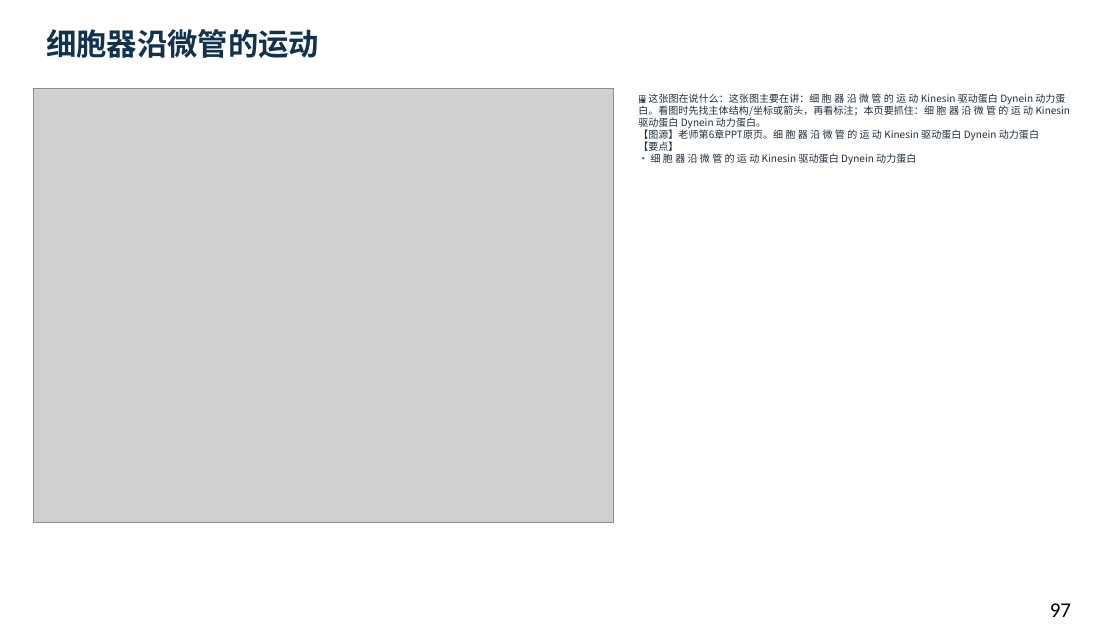
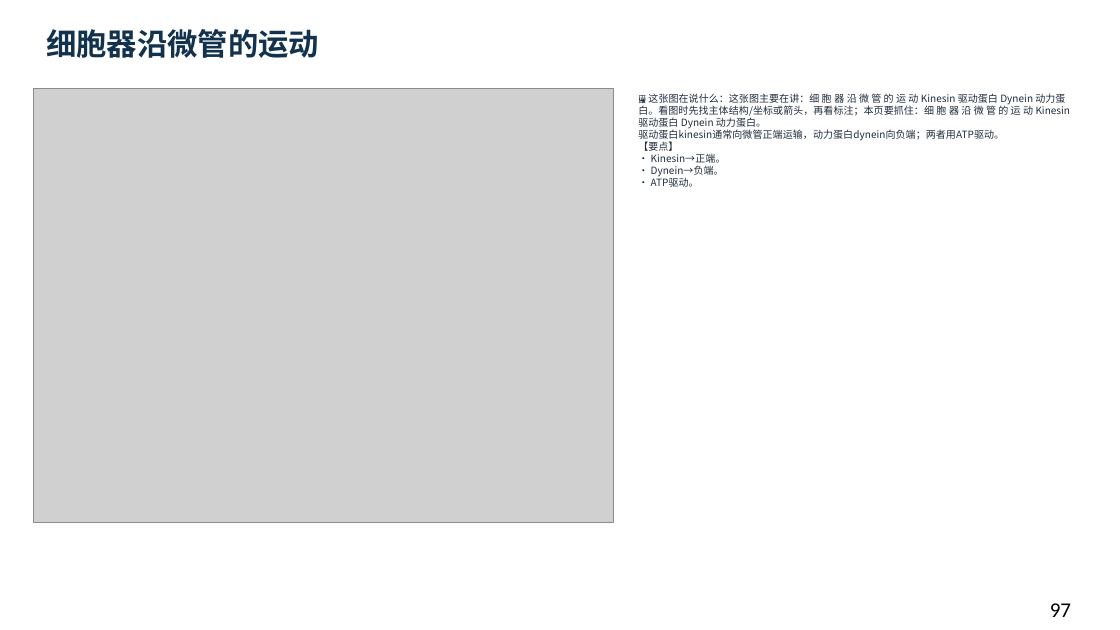
Before and after one commit to newkan-li/Biochemistry, a slide deck: slide 97 of downloads/bc04-ai-style.pptx. Drawn at 1120x630 pixels with LibreOffice and Linux fonts; fonts in the diff are those of the drawing; grey boxes stand for pictures. Boxes give left, top, right and bottom in pixels: in the first picture for what was removed or moved away, otherwise in the second. Text is boxed around its words. In the diff, an @@ line names an element or a change of style, - is before the commit and + after.

```diff
--- a/downloads/bc04-ai-style.pptx
+++ b/downloads/bc04-ai-style.pptx
@@ text at (638,92,1071,187): text changed @@
-🖼 这张图在说什么：这张图主要在讲：细 胞 器 沿 微 管 的 运 动 Kinesin 驱动蛋白 Dynein 动力蛋白。看图时先找主体结构/坐标或箭头，再看标注；本页要抓住：细 胞 器 沿 微 管 的 运 动 Kinesin 驱动蛋白 Dynein 动力蛋白。
-【图源】老师第6章PPT原页。细 胞 器 沿 微 管 的 运 动 Kinesin 驱动蛋白 Dynein 动力蛋白
-【要点】
-• 细 胞 器 沿 微 管 的 运 动 Kinesin 驱动蛋白 Dynein 动力蛋白
+🖼 这张图在说什么：这张图主要在讲：细 胞 器 沿 微 管 的 运 动 Kinesin 驱动蛋白 Dynein 动力蛋白。看图时先找主体结构/坐标或箭头，再看标注；本页要抓住：细 胞 器 沿 微 管 的 运 动 Kinesin 驱动蛋白 Dynein 动力蛋白。
+驱动蛋白kinesin通常向微管正端运输，动力蛋白dynein向负端；两者用ATP驱动。
+【要点】
+• Kinesin→正端。
+• Dynein→负端。
+• ATP驱动。
```
Also in this commit, not shown: 16 other slides changed, 6 slides added, 6 other files.
